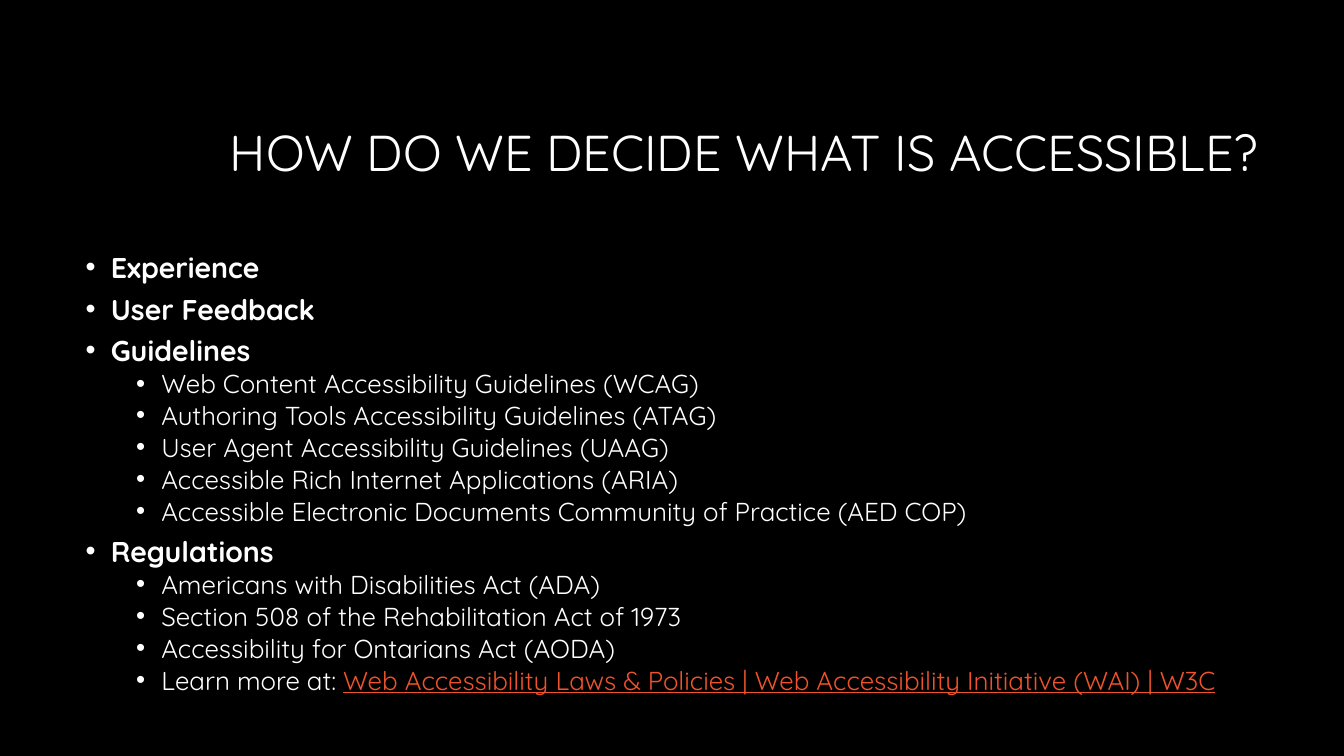
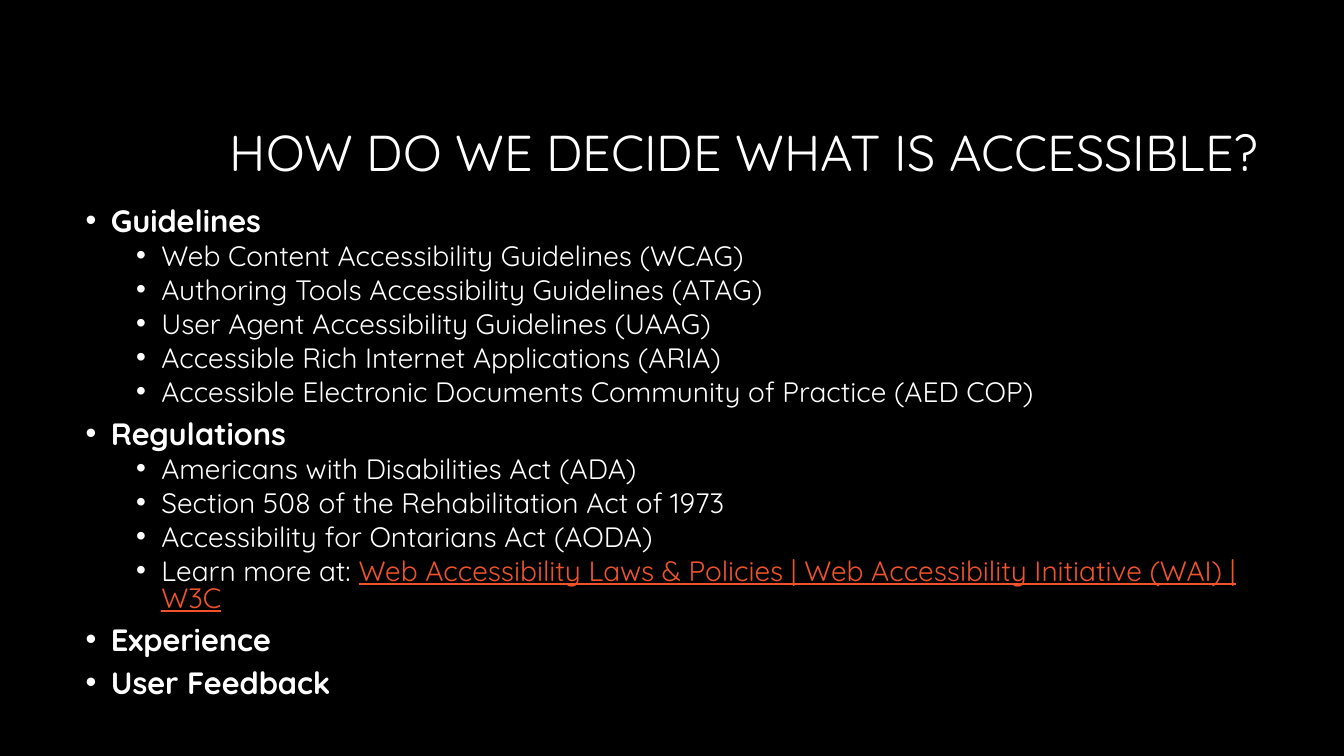
Before and after one commit to CorgiDev/A11y-Materials, a slide deck: slide 6 of Presenations/2023 Presentations/AccessibilityTesting101.pptx. Drawn at 1344x756 pixels with LibreOffice and Linux fonts; fonts in the diff are those of the drawing; background and template pictures are left out. Boxes give left, top, right and bottom in pixels: in the first picture for what was removed or moved away, otherwise in the second. Text is boxed around its words. In the diff, an @@ line names an element or a change of style, - is before the commit and + after.

```diff
--- a/Presenations/2023 Presentations/AccessibilityTesting101.pptx
+++ b/Presenations/2023 Presentations/AccessibilityTesting101.pptx
@@ text at [111, 209, 1223, 612]: size 20.4 to 22 pt in "Guidelines", "Regulations"; size 18.5 to 20 pt @@
@@ text at [111, 257, 315, 321]: paragraphs removed @@
-• Experience
-• User Feedback
@@ text at [111, 629, 330, 695]: paragraphs added @@
+• Experience
+• User Feedback
```
Also in this commit, not shown: 3 other slides changed, 2 other files.
